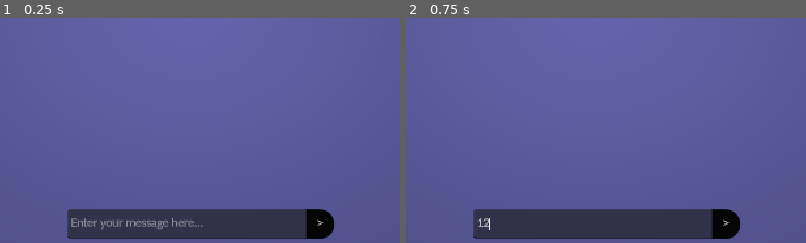
Above: before the commit, frames 1-2 (left to right).
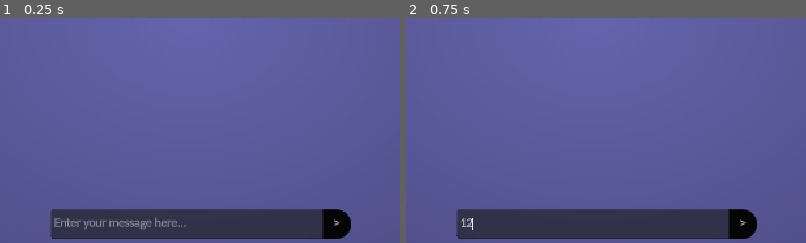
Above: after the commit, the same moments.

Repository: clride/Pernu
Game: Godot game, scene res://UI/Chat/chat.tscn
Two runs of this game, one before a commit and one after it. Both use one fixed random seed, a clock stepped at 60 frames per second and the inputs below. This scene is started directly instead of the project's main scene.
Inputs (mouse positions are % of the whole screen's width and height, from its top left):
- Up to frame 1 (0.25 s): no input
- Up to frame 2 (0.75 s): click (50, 96) at 0.52 s; type "12" at 0.6 s
The pictures show only the part of the screen within x 26-76%, y 50-100%; the shares and areas given below are measured in that part.

The runs differ from the first frame. In frame 1, 2.2% of the frame differs, in the area x 12-88%, y 84-99%; in frame 2, 1.8%.

Commit message:
Tweak UI Scaling

Diff:
--- a/app/UI/Chat/chat.tscn
+++ b/app/UI/Chat/chat.tscn
@@ -68,18 +68,22 @@
 
 [node name="BottomBar" type="HBoxContainer" parent="." unique_id=1276907065]
 layout_mode = 1
-anchors_preset = 12
+anchors_preset = -1
+anchor_left = 0.32700002
 anchor_top = 1.0
-anchor_right = 1.0
+anchor_right = 0.674
 anchor_bottom = 1.0
+offset_left = 0.2409668
 offset_top = -48.0
+offset_right = -1.5068359
 grow_horizontal = 2
 grow_vertical = 0
+alignment = 1
 
 [node name="Chat" type="LineEdit" parent="BottomBar" unique_id=1266123946 node_paths=PackedStringArray("chat_client")]
 custom_minimum_size = Vector2(316.84, 39.195)
 layout_mode = 2
-size_flags_horizontal = 6
+size_flags_horizontal = 3
 size_flags_vertical = 4
 theme_override_styles/focus = SubResource("StyleBoxEmpty_u4wwk")
 placeholder_text = "Enter your message here..."
